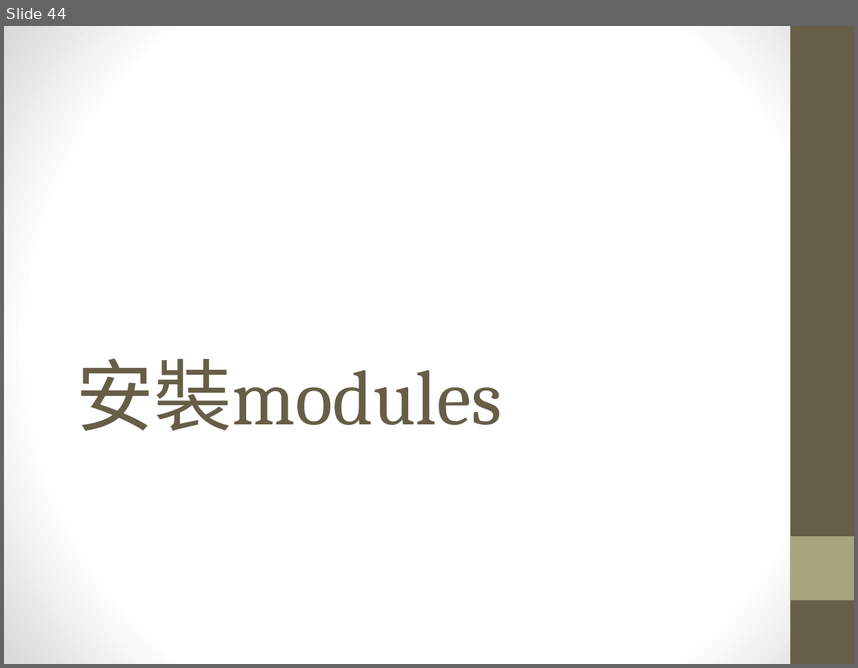
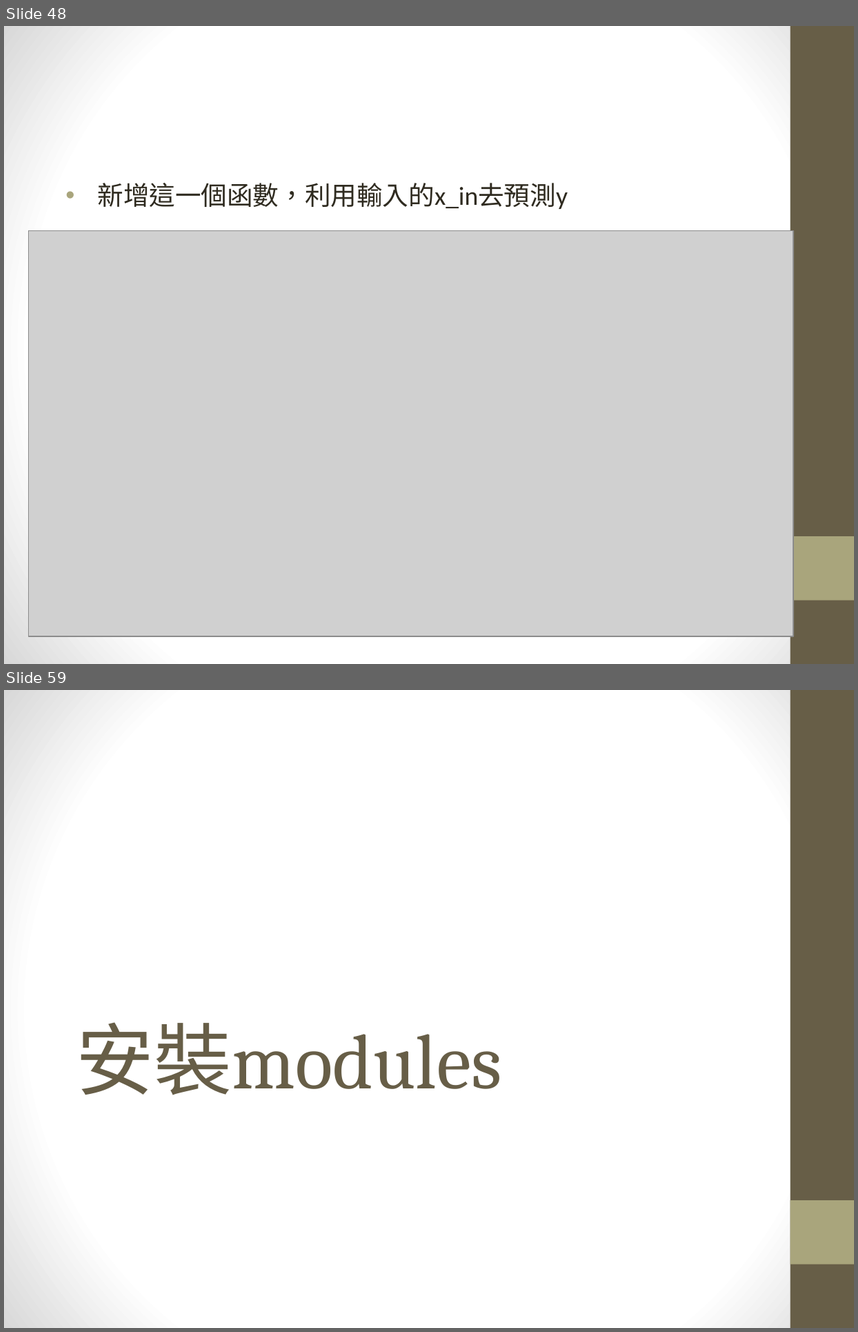
Before and after one commit to maloyang/KH20220820_Python_ML_DL, a slide deck: W05/W05_skl2web.pptx. Shown one above the other, each under a label of ours: slide 44 before the commit, slides 48 and 59 after it; the slides between them are not shown. The pictures are 858x668 and 858x1332 pixels, drawn with LibreOffice and Linux fonts; fonts in the diff are those of the drawing; grey boxes stand for pictures. Boxes give left, top, right and bottom in pixels: in the first picture for what was removed or moved away, otherwise in the second. Text is boxed around its words. In the diff, an @@ line names an element or a change of style, - is before the commit and + after.

```diff
--- a/W05/W05_skl2web.pptx
+++ b/W05/W05_skl2web.pptx
@@ slide 48 added at (4, 26, 854, 664), background gradient #FFFFFF to #D8D8D8; not listed: 2 template elements that a slide beside it also shows @@
@@ text added at (98, 183, 568, 209), 22 pt, text #2F2B20 @@
+• 新增這一個函數，利用輸入的x_in去預測y
@@ picture added at (29, 230, 794, 635) @@
@@ what was slide 44 is now slide 59 @@
```
Also in this commit, not shown: 1 slide changed, 20 other slides added, 12 other files.
